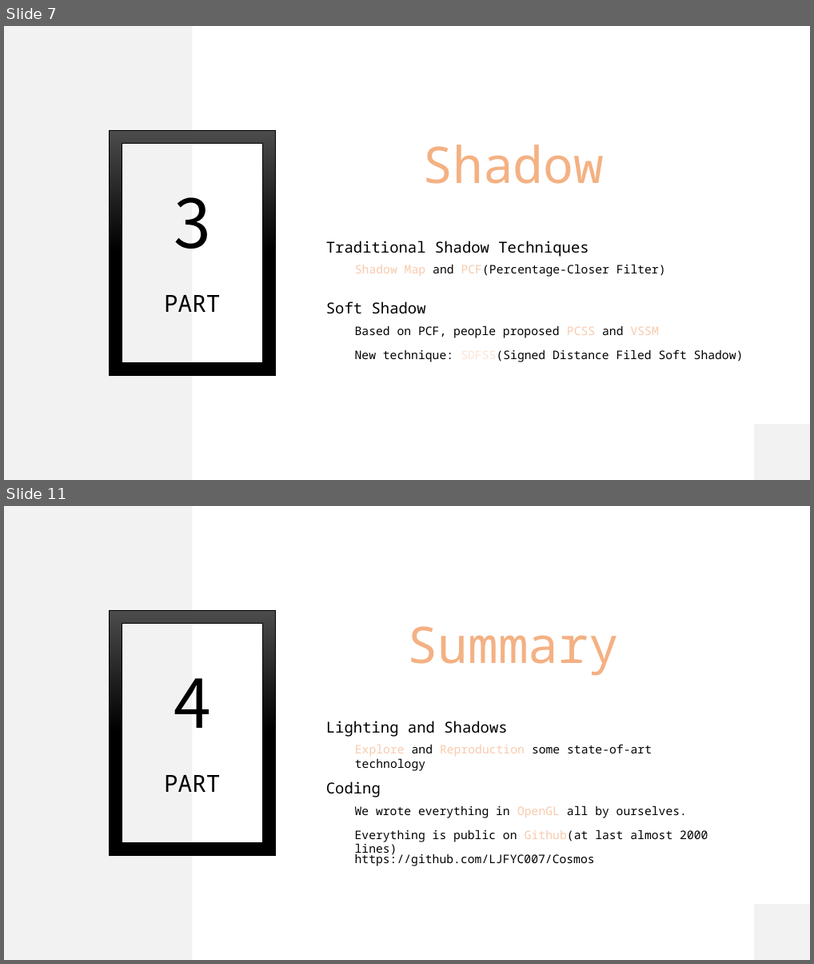
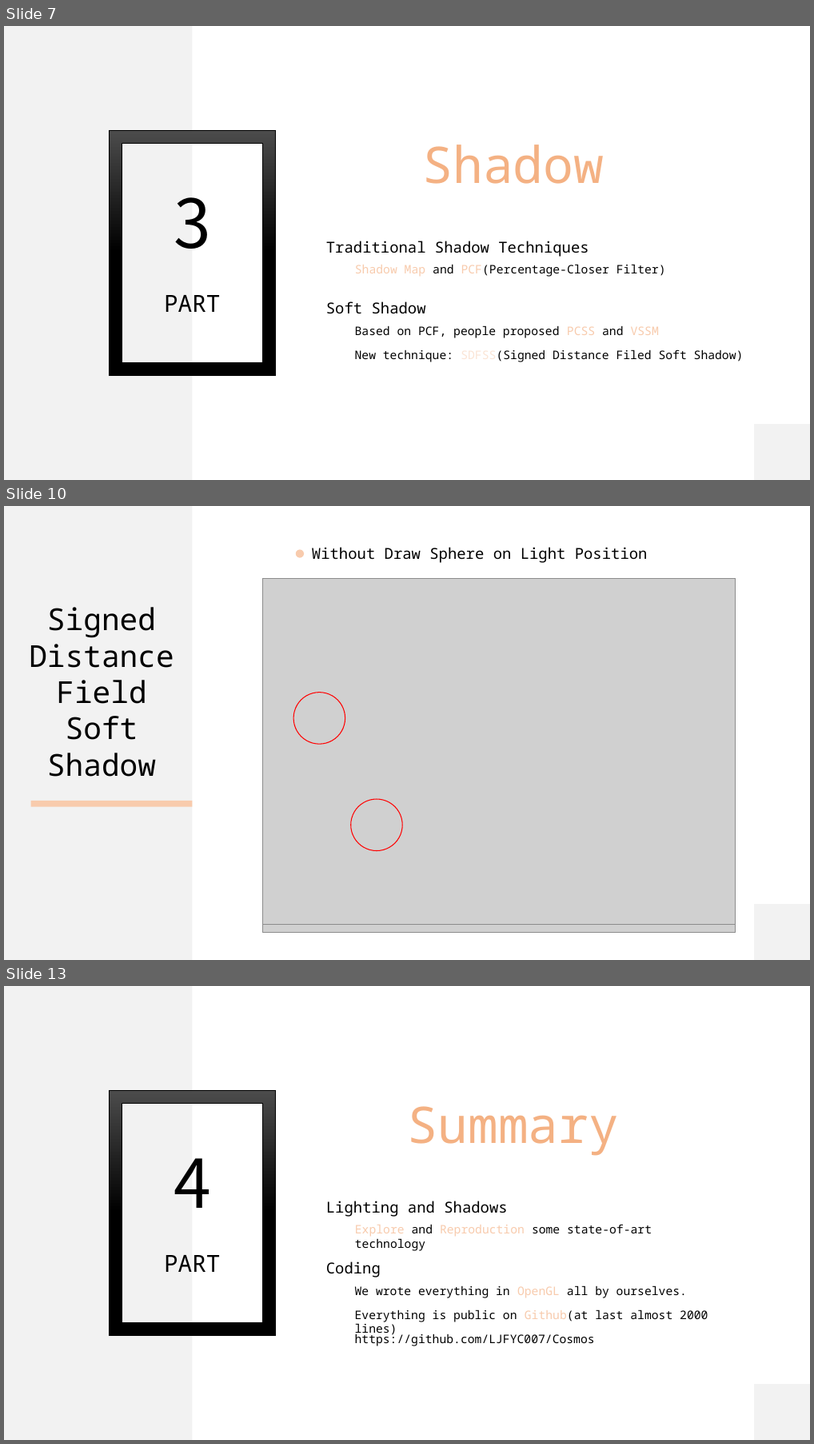
Before and after one commit to LJFYC007/Cosmos, a slide deck: Real-time rendering.pptx. Shown one above the other, each under a label of ours: slides 7 and 11 before the commit, slides 7, 10 and 13 after it; the slides between them are not shown. The pictures are 814x964 and 814x1444 pixels, drawn with LibreOffice and Linux fonts; fonts in the diff are those of the drawing; grey boxes stand for pictures. Boxes give left, top, right and bottom in pixels: in the first picture for what was removed or moved away, otherwise in the second. Text is boxed around its words. In the diff, an @@ line names an element or a change of style, - is before the commit and + after.

```diff
--- a/Real-time rendering.pptx
+++ b/Real-time rendering.pptx
@@ slide 10 added at (4, 506, 810, 960), background #FFFFFF @@
@@ rectangle added at (4, 506, 192, 960), fill #F2F2F2 @@
@@ ellipse added at (295, 549, 304, 558), fill #F8CBAD @@
@@ text added at (312, 547, 648, 563), 18 pt, text #000000 @@
+Without Draw Sphere on Light Position
@@ picture added at (263, 578, 736, 932) @@
@@ picture added at (263, 578, 736, 924) @@
@@ text added at (29, 607, 174, 776), 36 pt, text #000000 @@
+Signed Distance Field Soft Shadow
@@ ellipse added at (294, 692, 345, 744), outline #FF0000 1 pt @@
@@ rectangle added at (30, 800, 192, 807), fill #F8CBAD @@
@@ ellipse added at (351, 799, 402, 850), outline #FF0000 1 pt @@
@@ rectangle added at (754, 904, 810, 960), fill #F2F2F2 @@
@@ what was slide 11 is now slide 13 @@
```
Also in this commit, not shown: 6 slides changed, 2 other slides added.
